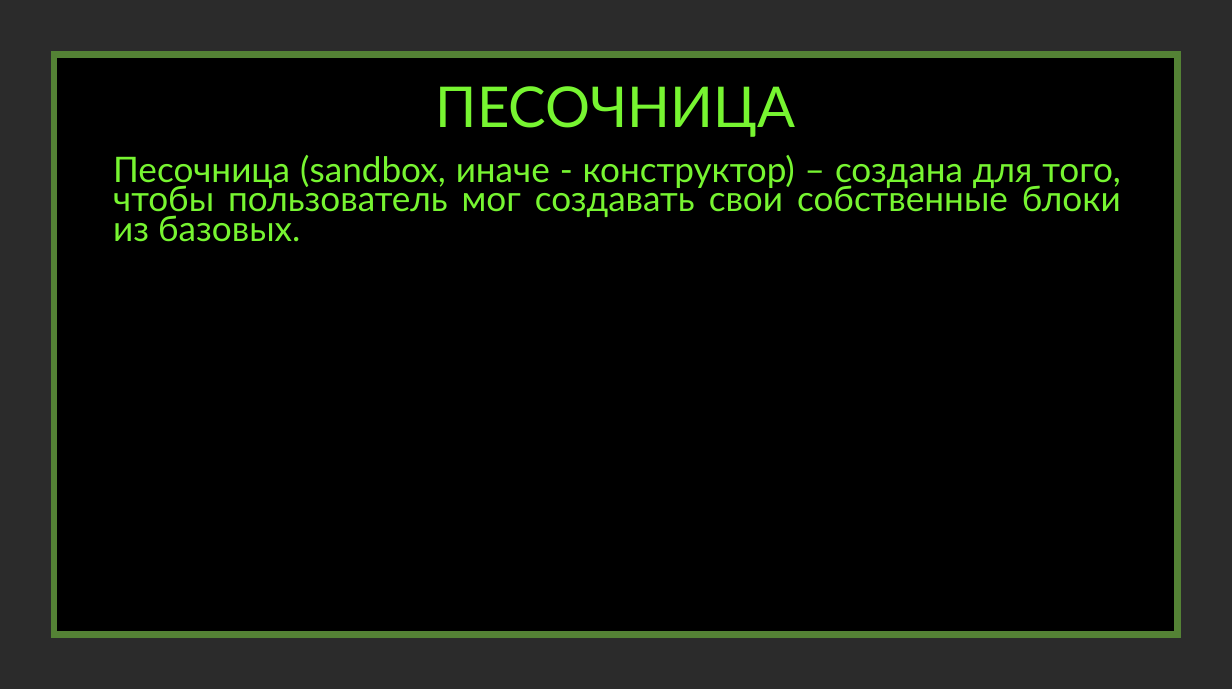
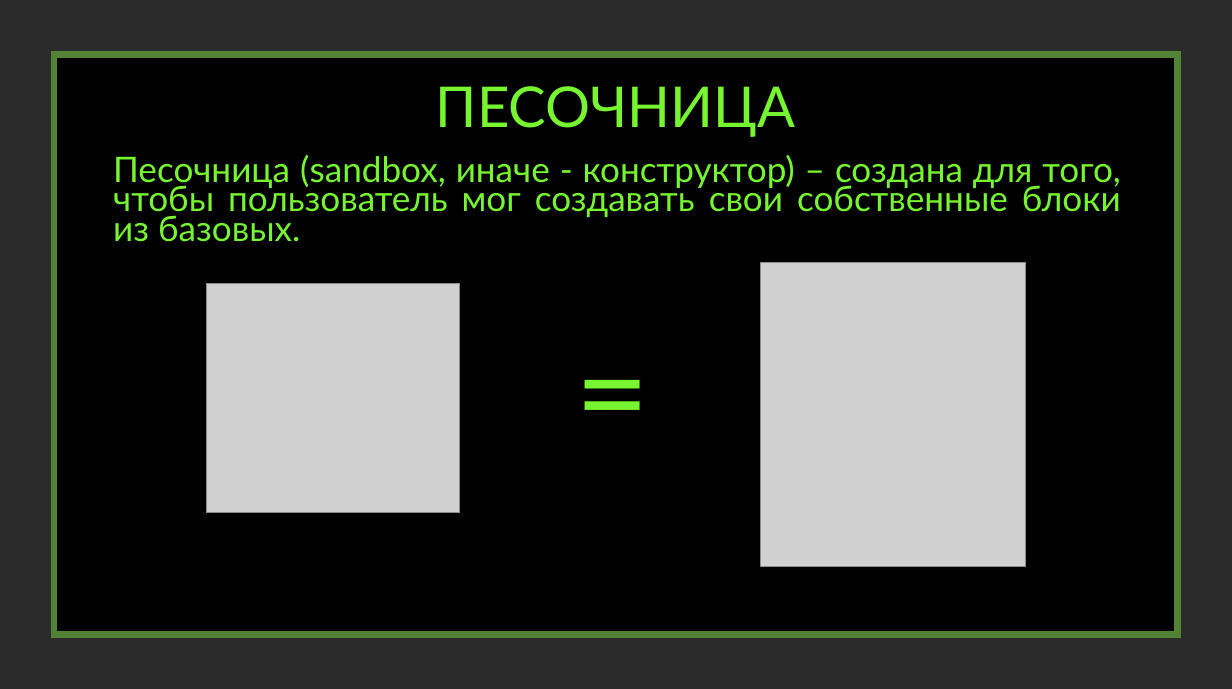
Before and after one commit to creativepix/Pygame_Logic_Functions, a slide deck: slide 7 of presentation.pptx. Drawn at 1232x689 pixels with LibreOffice and Linux fonts; fonts in the diff are those of the drawing; grey boxes stand for pictures; background and template pictures are left out; a plain dark background stands for a picture behind light text. Boxes give left, top, right and bottom in pixels: in the first picture for what was removed or moved away, otherwise in the second. Text is boxed around its words. In the diff, an @@ line names an element or a change of style, - is before the commit and + after.

```diff
--- a/presentation.pptx
+++ b/presentation.pptx
@@ picture added at <box>761,263,1026,566</box> @@
@@ picture added at <box>206,283,460,512</box> @@
@@ text added at <box>566,323,640,472</box>, 100 pt, text #77F531 @@
+=
```
Also in this commit, not shown: 3 other slides changed.
